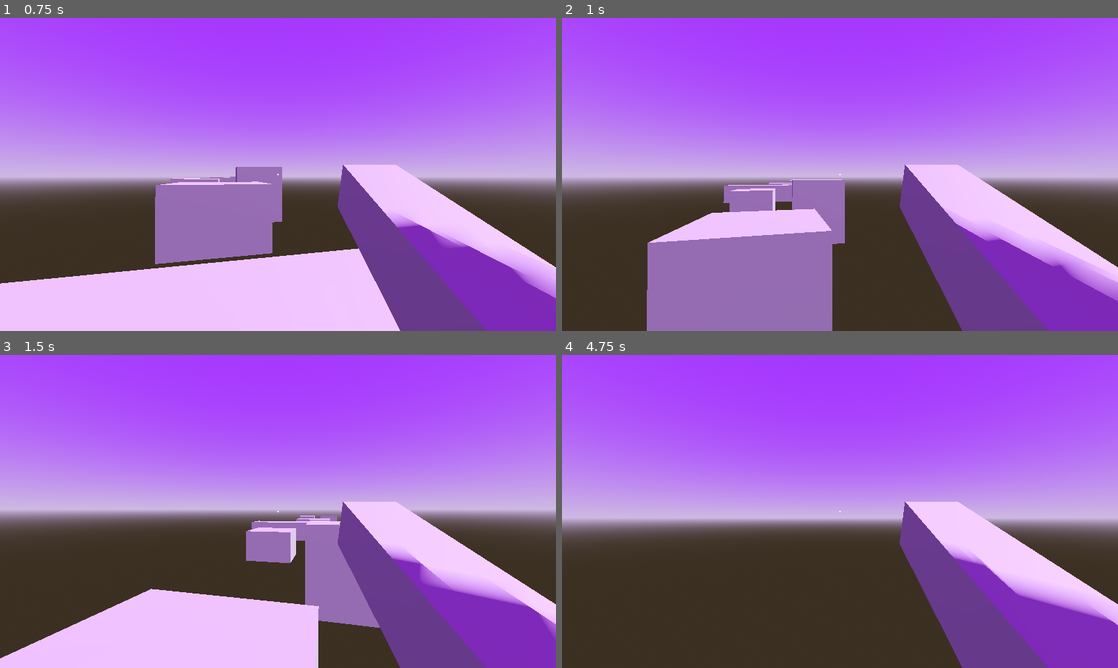
Above: before the commit, frames 1-4 (two rows, left to right).
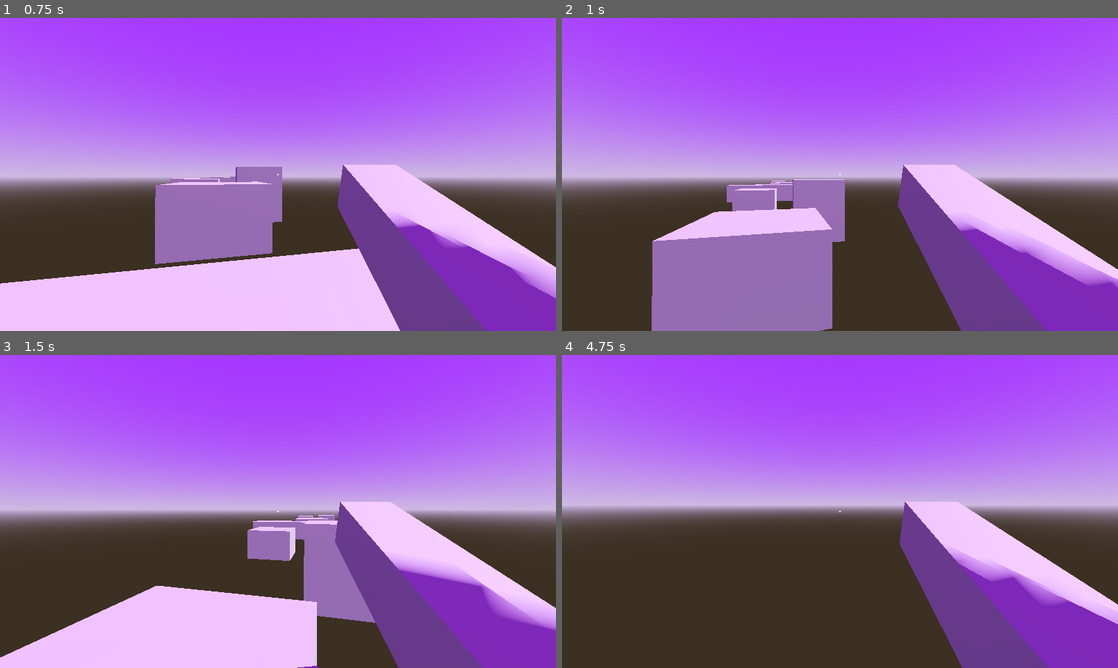
Above: after the commit, the same moments.

Repository: PushingTrooper/lucidnightmare
Game: Godot game, scene res://Scenes/World.tscn
Same seed, same stepped clock (60 frames per second), same inputs: the game is played once before the commit and once after it. The project has no main scene, so this scene is started directly.
Inputs (mouse positions are in pixels of both pictures, inside the frame that each line leads up to):
- Up to frame 1 (0.75 s): tap Enter (ui_accept) at 0.5 s; move the mouse to (305, 174) at 0.52 s; press the mouse at (305, 174) at 0.53 s; hold W (move_forward) from 0.53 s (still down)
- Up to frame 2 (1 s): keep holding W (move_forward); tap Space (move_jump) at 0.77 s; tap Shift (move_sprint, bound only after the commit) at 0.8 s
- Up to frame 3 (1.5 s): keep holding W (move_forward); move the mouse to (250, 511) at 1.27 s; release the mouse at (250, 511) at 1.28 s; tap Shift (move_sprint, bound only after the commit) at 1.35 s
- Up to frame 4 (4.75 s): keep holding W (move_forward); tap Space (move_jump) at 1.52, 3.02, 3.77, 4.52 s; click (812, 511) at 1.55 s; move the mouse to (851, 505) at 2.02 s; press the mouse at (851, 505) at 2.03 s; tap Shift (move_sprint, bound only after the commit) at 2.3, 2.85 s; move the mouse to (834, 517) at 2.77 s; release the mouse at (834, 517) at 2.78 s; click (834, 517) at 3.05 s; move the mouse to (878, 514) at 3.52 s; hold Shift (move_sprint, bound only after the commit) 3.53-4.28 s; tap F at 3.6 s; click (878, 514) at 3.67 s; tap P (game_pause, bound only after the commit) at 4.15 s; move the mouse to (795, 508) at 4.27 s; tap E at 4.35 s; click (795, 508) at 4.55 s

Frame 1 is identical in both runs. In frame 2, 1.9% of the frame differs, in the area x 15-100%, y 46-100%; in frame 3, 3.6%; in frame 4, 9.3%, in the area x 0-100%, y 43-99%.

Commit message:
Fixing Dejv's build

Diff:
--- a/data/player/player.gd
+++ b/data/player/player.gd
@@ -9,11 +9,12 @@
 var speed = base_speed
 var sprinting = false
 var camera_fov_extents = [75.0, 85.0] #index 0 is normal, index 1 is sprinting
-
+var projectile = preload("res://data/projectile/projectile.tscn")
 
 @onready var parts = {
 	"head": $head,
-	"weapon": $MeshInstance3D2,
+	"weapon": $head/camera/MeshInstance3D2,
+	"projectile_spawn": $head/rojectile_spawn,
 	"camera": $head/camera,
 	"camera_animation": $head/camera/camera_animation
 }
@@ -67,6 +68,10 @@
 			parts.head.rotation_degrees.x -= event.relative.y * sensitivity
 			parts.head.rotation.x = clamp(parts.head.rotation.x, deg_to_rad(-90), deg_to_rad(90))
 
+	if event.is_action_pressed("mouse_left_click"):
+		var initProjectile = projectile.instantiate()
+		add_child(initProjectile)
+
 #			parts.weapon.rotation_degrees.y -= event.relative.x * sensitivity
 #			parts.weapon.rotation_degrees.x -= event.relative.y * sensitivity
 #			parts.weapon.rotation.x = clamp(parts.head.rotation.x, deg_to_rad(-90), deg_to_rad(90))
--- a/data/player/player.tscn
+++ b/data/player/player.tscn
@@ -59,6 +59,12 @@
 mesh = SubResource("BoxMesh_6ddlv")
 skeleton = NodePath("../../..")
 
+[node name="projectile_spawn" type="Node3D" parent="head"]
+transform = Transform3D(1, 0, 0, 0, 1, 0, 0, 0, 1, 0, 0, -0.842178)
+
+[node name="RayCast3D" type="RayCast3D" parent="head"]
+transform = Transform3D(1, 0, 0, 0, 1, 0, 0, 0, 1, 0, 0, -0.842)
+
 [node name="collision" type="CollisionShape3D" parent="."]
 shape = SubResource("CapsuleShape3D_phygr")
 
--- /dev/null
+++ b/data/projectile/projectile.tscn
@@ -0,0 +1,13 @@
+[gd_scene load_steps=2 format=3 uid="uid://661fnqnm72ge"]
+
+[sub_resource type="BoxMesh" id="BoxMesh_gadh6"]
+
+[node name="projectile" type="Node3D"]
+
+[node name="MeshInstance3D" type="MeshInstance3D" parent="."]
+transform = Transform3D(0.19679, 0, 0.223636, 0, 0.200415, 0, -0.0705115, 0, 0.624144, 0, 0, -0.284045)
+mesh = SubResource("BoxMesh_gadh6")
+
+[node name="MeshInstance3D2" type="MeshInstance3D" parent="."]
+transform = Transform3D(0.159872, 0, -0.263741, 0, 0.200415, 0, 0.0687193, 0, 0.61358, -0.00620799, 0, 0.264701)
+mesh = SubResource("BoxMesh_gadh6")
--- a/project.godot
+++ b/project.godot
@@ -82,6 +82,22 @@
 "events": [Object(InputEventKey,"resource_local_to_scene":false,"resource_name":"","device":-1,"window_id":0,"alt_pressed":false,"shift_pressed":false,"ctrl_pressed":false,"meta_pressed":false,"pressed":false,"keycode":0,"physical_keycode":32,"key_label":0,"unicode":32,"echo":false,"script":null)
 ]
 }
+mouse_left_click={
+"deadzone": 0.5,
+"events": [Object(InputEventMouseButton,"resource_local_to_scene":false,"resource_name":"","device":-1,"window_id":0,"alt_pressed":false,"shift_pressed":false,"ctrl_pressed":false,"meta_pressed":false,"button_mask":1,"position":Vector2(166, 9),"global_position":Vector2(170, 52),"factor":1.0,"button_index":1,"canceled":false,"pressed":true,"double_click":false,"script":null)
+]
+}
+game_pause={
+"deadzone": 0.5,
+"events": [Object(InputEventKey,"resource_local_to_scene":false,"resource_name":"","device":-1,"window_id":0,"alt_pressed":false,"shift_pressed":false,"ctrl_pressed":false,"meta_pressed":false,"pressed":false,"keycode":0,"physical_keycode":80,"key_label":0,"unicode":112,"echo":false,"script":null)
+, Object(InputEventKey,"resource_local_to_scene":false,"resource_name":"","device":-1,"window_id":0,"alt_pressed":false,"shift_pressed":false,"ctrl_pressed":false,"meta_pressed":false,"pressed":false,"keycode":0,"physical_keycode":4194305,"key_label":0,"unicode":0,"echo":false,"script":null)
+]
+}
+move_sprint={
+"deadzone": 0.5,
+"events": [Object(InputEventKey,"resource_local_to_scene":false,"resource_name":"","device":-1,"window_id":0,"alt_pressed":false,"shift_pressed":false,"ctrl_pressed":false,"meta_pressed":false,"pressed":false,"keycode":0,"physical_keycode":4194325,"key_label":0,"unicode":0,"echo":false,"script":null)
+]
+}
 
 [physics]
 
